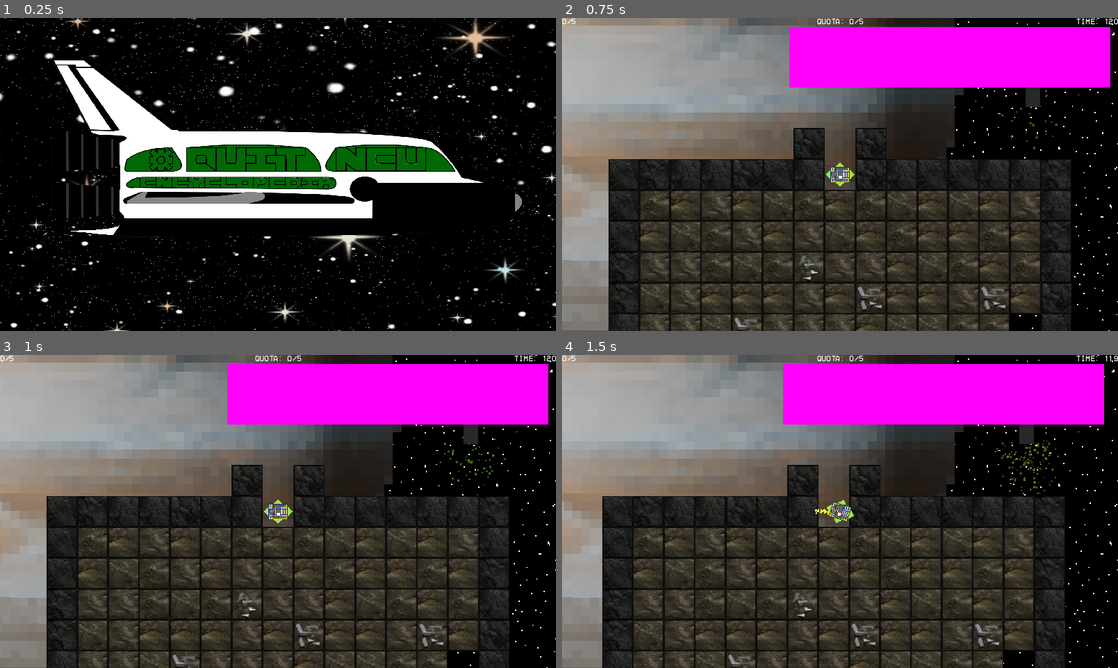
Above: before the commit, frames 1-4 (two rows, left to right).
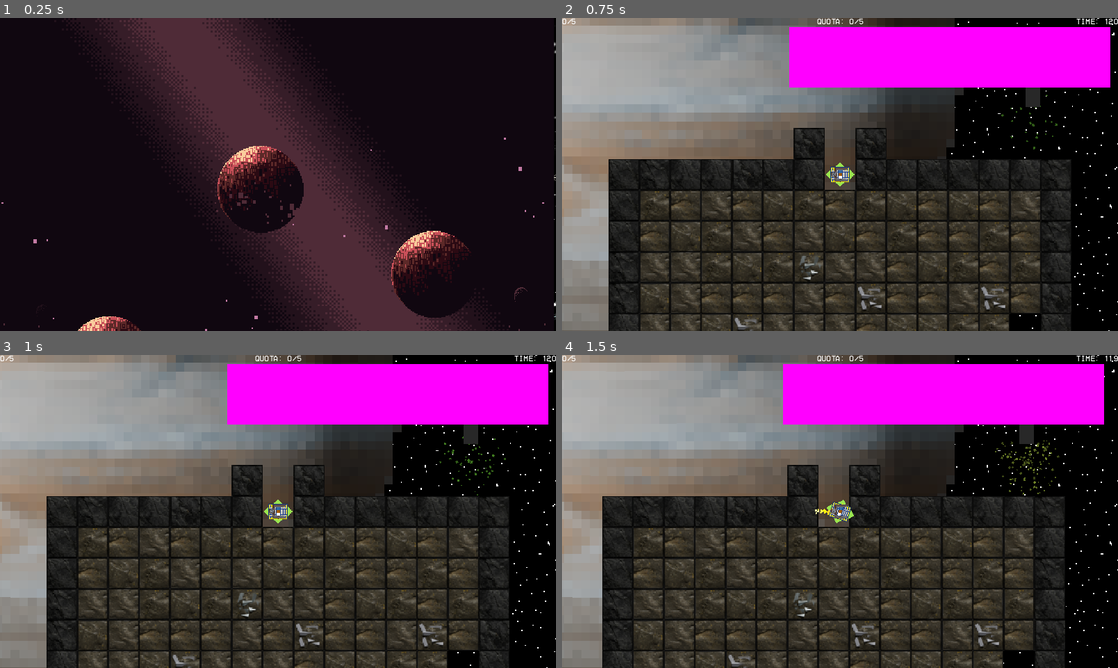
Above: after the commit, the same moments.

Repository: MissionToPsyche-Iridium/iridium_21q_web_game-csu
Game: Godot game, scene res://Menus/menus.tscn
Same seed, same stepped clock (60 frames per second), same inputs: the game is played once before the commit and once after it.
Inputs (mouse positions are in pixels of both pictures, inside the frame that each line leads up to):
- Up to frame 1 (0.25 s): no input
- Up to frame 2 (0.75 s): click "New" at 0.5 s
- Up to frame 3 (1 s): no input
- Up to frame 4 (1.5 s): move the mouse to (962, 495) at 1.27 s; hold D (right) from 1.28 s (still down); tap Space (Leave) at 1.35 s

The runs differ from the first frame. In frame 1, 44% of the frame differs, in the area x 0-100%, y 0-100%; in frame 2, nothing differs; in frame 3, nothing differs; in frame 4, nothing differs.

Commit message:
Encyclopedia Background
Added background to encyclopedia page.

Diff:
--- a/Menus/Encyclopedia/encyclopedia.tscn
+++ b/Menus/Encyclopedia/encyclopedia.tscn
@@ -1,6 +1,11 @@
-[gd_scene load_steps=2 format=3 uid="uid://bpi5a0um0pec2"]
+[gd_scene load_steps=7 format=3 uid="uid://bpi5a0um0pec2"]
 
 [ext_resource type="Script" path="res://Menus/MenuScripts/encyclopedia.gd" id="1_wqc73"]
+[ext_resource type="Texture2D" uid="uid://djni7ri3m5gvl" path="res://Assets/Space background/parallax-space-backgound.png" id="2_ljbtg"]
+[ext_resource type="Texture2D" uid="uid://bgvf4n5hwjgk6" path="res://Assets/Space background/parallax-space-big-planet.png" id="3_u7b8r"]
+[ext_resource type="Texture2D" uid="uid://vcy1xcr78k8t" path="res://Assets/Space background/parallax-space-far-planets.png" id="4_jh7o4"]
+[ext_resource type="Texture2D" uid="uid://cmbjdey7q7n4y" path="res://Assets/Space background/parallax-space-ring-planet.png" id="5_36bnb"]
+[ext_resource type="Texture2D" uid="uid://b5661gfvdmmqn" path="res://Assets/Space background/parallax-space-stars.png" id="6_ahbkk"]
 
 [node name="Encyclopedia" type="Control"]
 layout_mode = 3
@@ -59,4 +64,57 @@
 offset_right = -1.0
 offset_bottom = 325.0
 
+[node name="ParallaxBackground" type="ParallaxBackground" parent="."]
+
+[node name="ParallaxLayer" type="ParallaxLayer" parent="ParallaxBackground"]
+position = Vector2(8, 24)
+motion_scale = Vector2(0, 0)
+
+[node name="Sprite2D" type="Sprite2D" parent="ParallaxBackground/ParallaxLayer"]
+position = Vector2(560, 304)
+scale = Vector2(4.26471, 4.2)
+texture = ExtResource("2_ljbtg")
+metadata/_edit_lock_ = true
+
+[node name="ParallaxLayer2" type="ParallaxLayer" parent="ParallaxBackground"]
+position = Vector2(32, -40)
+motion_scale = Vector2(0.7, 0.7)
+motion_mirroring = Vector2(1120, 0)
+
+[node name="Sprite2D" type="Sprite2D" parent="ParallaxBackground/ParallaxLayer2"]
+position = Vector2(104, 168)
+scale = Vector2(2.04545, 2.06322)
+texture = ExtResource("3_u7b8r")
+
+[node name="Sprite2D2" type="Sprite2D" parent="ParallaxBackground/ParallaxLayer2"]
+position = Vector2(464, 344)
+scale = Vector2(2.04545, 2.06322)
+texture = ExtResource("3_u7b8r")
+
+[node name="Sprite2D3" type="Sprite2D" parent="ParallaxBackground/ParallaxLayer2"]
+position = Vector2(912, 520)
+scale = Vector2(2.04545, 2.06322)
+texture = ExtResource("3_u7b8r")
+
+[node name="Sprite2D4" type="Sprite2D" parent="ParallaxBackground/ParallaxLayer2"]
+position = Vector2(202, 574)
+scale = Vector2(1.27941, 1.225)
+texture = ExtResource("4_jh7o4")
+
+[node name="Sprite2D5" type="Sprite2D" parent="ParallaxBackground/ParallaxLayer2"]
+position = Vector2(702, 440)
+scale = Vector2(0.779412, 0.95)
+texture = ExtResource("4_jh7o4")
+
+[node name="Sprite2D6" type="Sprite2D" parent="ParallaxBackground/ParallaxLayer2"]
+position = Vector2(568, 552)
+scale = Vector2(1.59804, 1)
+texture = ExtResource("5_36bnb")
+
+[node name="Sprite2D7" type="Sprite2D" parent="ParallaxBackground/ParallaxLayer2"]
+position = Vector2(432, 336)
+scale = Vector2(3.29412, 4.05)
+texture = ExtResource("6_ahbkk")
+
+[connection signal="visibility_changed" from="." to="." method="_on_visibility_changed"]
 [connection signal="pressed" from="Back" to="." method="_on_back_pressed"]
--- a/Menus/MenuScripts/encyclopedia.gd
+++ b/Menus/MenuScripts/encyclopedia.gd
@@ -1,5 +1,8 @@
 extends Control
 #Encyclopedia Menu#
+
+@onready var parallax_layer = $ParallaxBackground/ParallaxLayer
+@onready var parallax_background = $ParallaxBackground
 
 #Entry Lists#
 @onready var upgradeslist = $ScrollContainer/VBoxContainer/UpgradesList
@@ -20,6 +23,7 @@
 @onready var entryInfo = $EntryInfo
 
 func _ready():
+	parallax_layer.motion_mirroring = Vector2(816, 0)  # Image width now 816px
 	#Fills oreList#
 	for id in pickArr:
 		#Instantiates requires scenes
@@ -173,3 +177,6 @@
 	get_node("../ParallaxBackground").visible = true
 	get_node("../Title").visible = true
 	get_node("../Encyclopedia").visible = false
+
+func _process(delta):
+	parallax_background.scroll_offset.x -= 50 * delta
--- a/Menus/menus.tscn
+++ b/Menus/menus.tscn
@@ -22,3 +22,4 @@
 [node name="Options" parent="." instance=ExtResource("4_s0mnq")]
 
 [node name="Encyclopedia" parent="." instance=ExtResource("5_i0x71")]
+show_behind_parent = true
